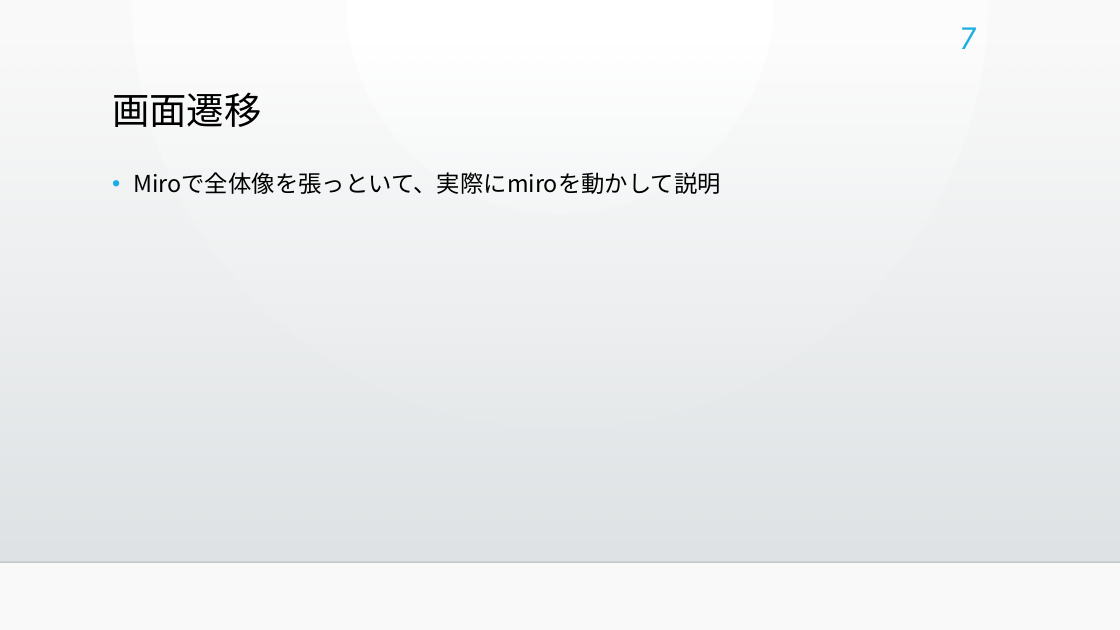
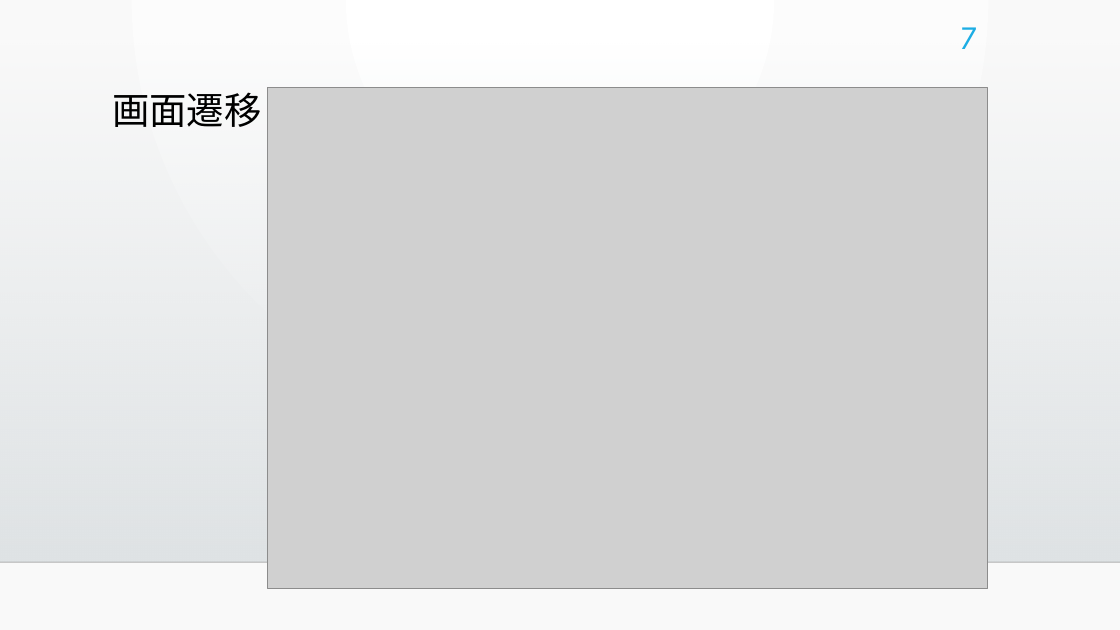
Before and after one commit to bicity2/ICT_GP, a slide deck: slide 7 of 00_参照ファイル/10_管理/書籍管理システム.pptx. Drawn at 1120x630 pixels with LibreOffice and Linux fonts; fonts in the diff are those of the drawing; grey boxes stand for pictures; background and template pictures are left out. Boxes give left, top, right and bottom in pixels: in the first picture for what was removed or moved away, otherwise in the second. Text is boxed around its words. In the diff, an @@ line names an element or a change of style, - is before the commit and + after.

```diff
--- a/00_参照ファイル/10_管理/書籍管理システム.pptx
+++ b/00_参照ファイル/10_管理/書籍管理システム.pptx
@@ picture added at <box>268,87,988,589</box> @@
@@ text removed at <box>133,172,721,194</box> @@
-• Miroで全体像を張っといて、実際にmiroを動かして説明
```
Also in this commit, not shown: 6 other slides changed, 1 slide added.
